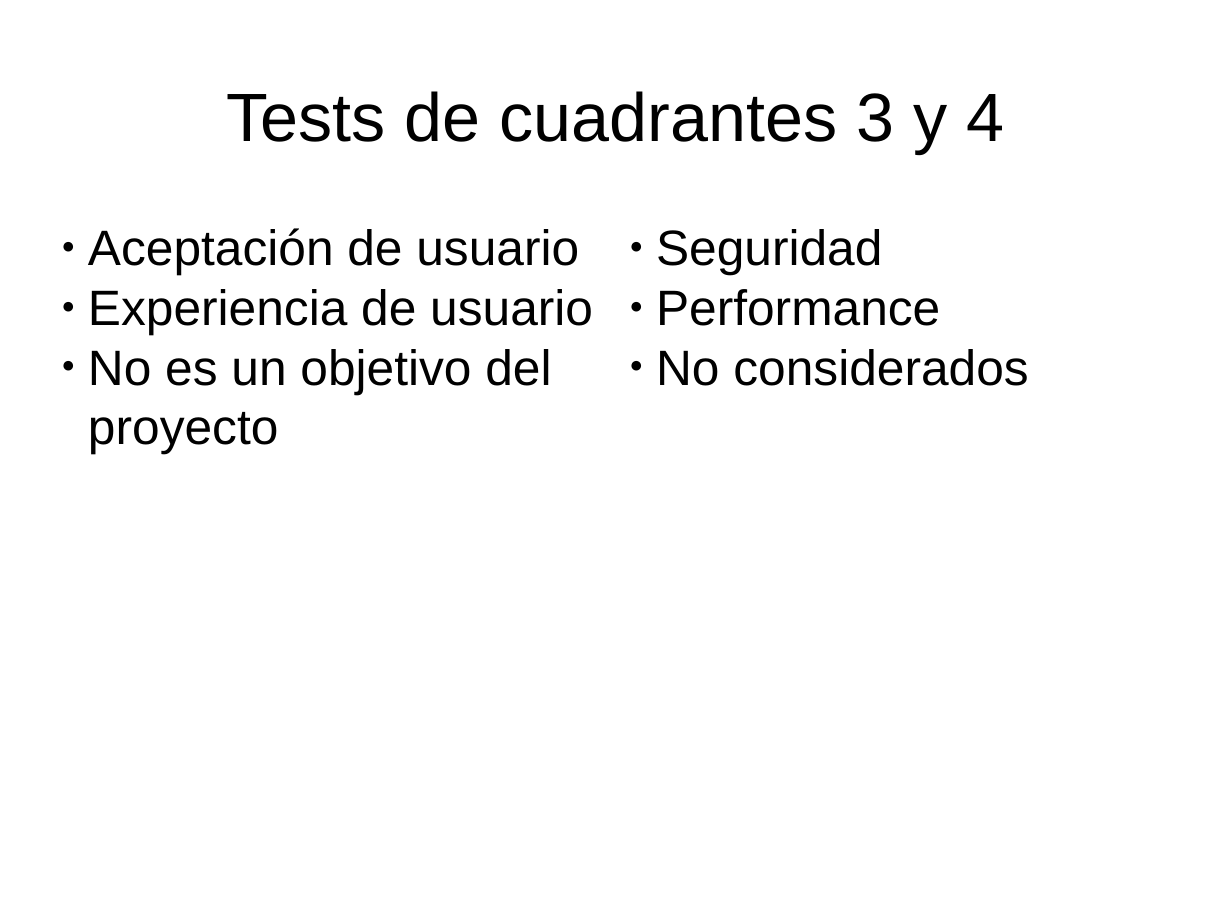
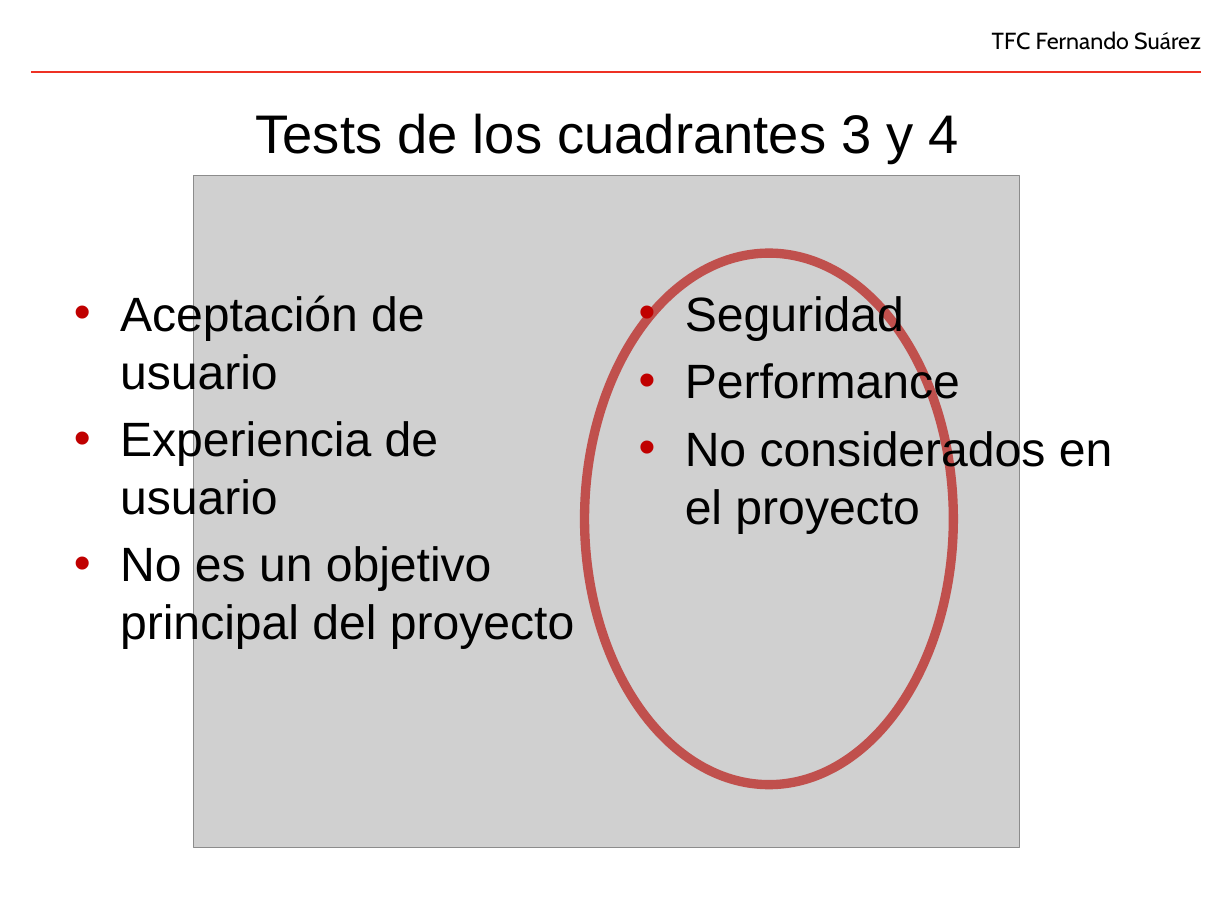
Before and after one commit to fsuarezj/toolBuilder-portlet, a slide deck: slide 13 of doc/presentation/presentacion.pptx. Drawn at 1232x924 pixels with LibreOffice and Linux fonts; fonts in the diff are those of the drawing; grey boxes stand for pictures; background and template pictures are left out. Boxes give left, top, right and bottom in pixels: in the first picture for what was removed or moved away, otherwise in the second. Text is boxed around its words. In the diff, an @@ line names an element or a change of style, - is before the commit and + after.

```diff
--- a/doc/presentation/presentacion.pptx
+++ b/doc/presentation/presentacion.pptx
@@ text added at [992, 31, 1201, 50], 15 pt, text #000000 @@
+TFC Fernando Suárez
@@ line added from (1202, 72) to (31, 72), #EE3124 1.5 pt @@
@@ title at [255, 113, 959, 163]: text changed; size 44 to 35 pt @@
-Tests de cuadrantes 3 y 4
+Tests de los cuadrantes 3 y 4
@@ picture added at [193, 176, 1020, 847] @@
@@ ellipse added at [585, 254, 954, 786], outline #C0504D 6 pt @@
@@ text "Aceptación de usuario": place and size @@
-text "Aceptación de usuario" at [88, 228, 593, 454]
+text "Aceptación de usuario" at [120, 293, 574, 649]
@@ text at [120, 293, 438, 524]: size 32 to 31 pt in "Aceptación de usuario", "Experiencia de usuario"; bullet ● to •; more space between paragraphs @@
@@ text "Seguridad": place and size @@
-text "Seguridad" at [656, 229, 1028, 386]
+text "Seguridad" at [685, 293, 1113, 533]
@@ text at [685, 293, 960, 408]: size 32 to 31 pt in "Seguridad", "Performance"; bullet ● to •; more space between paragraphs @@
@@ text at [685, 428, 1113, 533]: text changed; size 32 to 31 pt @@
-● No considerados
+• No considerados en el proyecto
@@ text at [120, 546, 574, 649]: text changed; size 32 to 31 pt @@
-● No es un objetivo del proyecto
+• No es un objetivo principal del proyecto
```
Also in this commit, not shown: 18 other slides changed, 4 slides added, 5 slides removed, 2 other files.
